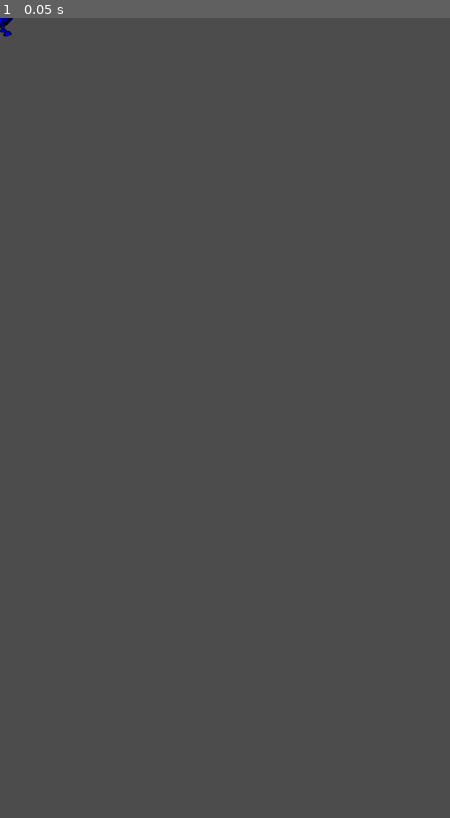
Above: before the commit, frame 1.
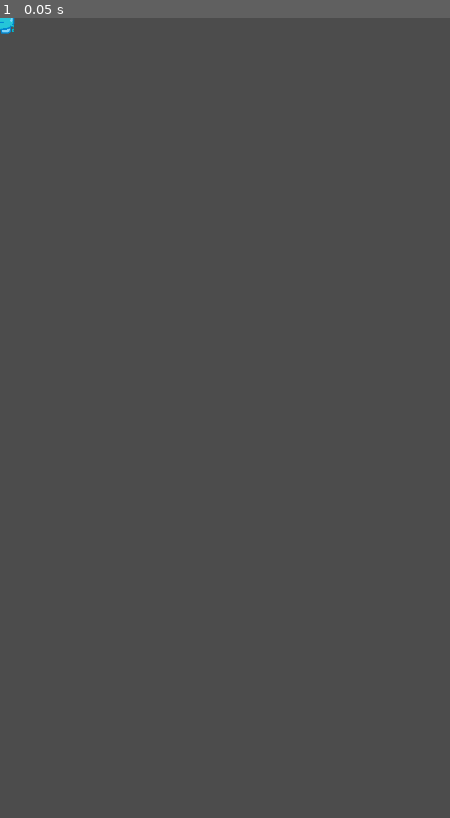
Above: after the commit, the same moment.

Repository: ruifr5/Project-Match-3
Game: Godot game, scene res://scenes/units/water_unit.tscn
The game is run twice, just before and just after one commit, with the same random seed, the same clock (stepped at 60 frames per second) and the same inputs. This scene is started directly instead of the project's main scene.
Inputs:
- Up to frame 1 (0.05 s): no input

The runs differ from the first frame. In frame 1, less than 0.1% of the frame differs, in the area x 0-4%, y 0-3%.

Commit message:
unit animations: fire and water

Diff:
--- a/scenes/unit.tscn
+++ b/scenes/unit.tscn
@@ -1,25 +1,60 @@
-[gd_scene load_steps=5 format=2]
+[gd_scene load_steps=7 format=2]
 
 [ext_resource path="res://scripts/unit.gd" type="Script" id=1]
-[ext_resource path="res://art/placeholders/robot.png" type="Texture" id=2]
+[ext_resource path="res://art/units/earth_unit_animation.png" type="Texture" id=2]
 
 [sub_resource type="CapsuleShape2D" id=1]
-radius = 18.012
-height = 12.2527
+radius = 23.4045
+height = 5.62428
 
 [sub_resource type="CircleShape2D" id=2]
 radius = 59.6272
 
+[sub_resource type="Animation" id=3]
+resource_name = "walk_down"
+length = 0.8
+loop = true
+tracks/0/type = "value"
+tracks/0/path = NodePath("Sprite:frame")
+tracks/0/interp = 2
+tracks/0/loop_wrap = true
+tracks/0/imported = false
+tracks/0/enabled = true
+tracks/0/keys = {
+"times": PoolRealArray( 0, 0.2, 0.4, 0.6 ),
+"transitions": PoolRealArray( 1, 1, 1, 1 ),
+"update": 1,
+"values": [ 0, 1, 2, 1 ]
+}
+
+[sub_resource type="Animation" id=4]
+resource_name = "walk_up"
+length = 0.8
+loop = true
+tracks/0/type = "value"
+tracks/0/path = NodePath("Sprite:frame")
+tracks/0/interp = 2
+tracks/0/loop_wrap = true
+tracks/0/imported = false
+tracks/0/enabled = true
+tracks/0/keys = {
+"times": PoolRealArray( 0, 0.2, 0.4, 0.6 ),
+"transitions": PoolRealArray( 1, 1, 1, 1 ),
+"update": 1,
+"values": [ 3, 4, 5, 4 ]
+}
+
 [node name="unit" type="KinematicBody2D"]
+scale = Vector2( 0.8, 0.8 )
 script = ExtResource( 1 )
-chase_speed_multiplier = 1.2
 
 [node name="Sprite" type="Sprite" parent="."]
-modulate = Color( 0, 0, 0, 1 )
-position = Vector2( 0.261, -6.156 )
 texture = ExtResource( 2 )
+vframes = 2
+hframes = 3
 
 [node name="CollisionShape2D" type="CollisionShape2D" parent="."]
+visible = false
 shape = SubResource( 1 )
 
 [node name="aggro_area" type="Area2D" parent="."]
@@ -28,5 +63,9 @@
 
 [node name="CollisionShape2D" type="CollisionShape2D" parent="aggro_area"]
 shape = SubResource( 2 )
+
+[node name="AnimationPlayer" type="AnimationPlayer" parent="."]
+anims/walk_down = SubResource( 3 )
+anims/walk_up = SubResource( 4 )
 [connection signal="body_entered" from="aggro_area" to="." method="_on_aggro_radius_body_entered"]
 [connection signal="body_exited" from="aggro_area" to="." method="_on_aggro_radius_body_exited"]
--- a/scenes/units/earth_unit.tscn
+++ b/scenes/units/earth_unit.tscn
@@ -6,6 +6,3 @@
 color = "earth"
 strong_vs = [ "water" ]
 weak_vs = [ "fire" ]
-
-[node name="Sprite" parent="." index="0"]
-modulate = Color( 0, 1, 0, 1 )
--- a/scenes/units/fire_unit.tscn
+++ b/scenes/units/fire_unit.tscn
@@ -1,6 +1,7 @@
-[gd_scene load_steps=2 format=2]
+[gd_scene load_steps=3 format=2]
 
 [ext_resource path="res://scenes/unit.tscn" type="PackedScene" id=1]
+[ext_resource path="res://art/units/water_unit_animation.png" type="Texture" id=2]
 
 [node name="fire_unit" instance=ExtResource( 1 )]
 color = "fire"
@@ -9,3 +10,4 @@
 
 [node name="Sprite" parent="." index="0"]
 modulate = Color( 1, 0, 0, 1 )
+texture = ExtResource( 2 )
--- a/scenes/units/water_unit.tscn
+++ b/scenes/units/water_unit.tscn
@@ -1,7 +1,7 @@
 [gd_scene load_steps=3 format=2]
 
 [ext_resource path="res://scenes/unit.tscn" type="PackedScene" id=1]
-[ext_resource path="res://art/placeholders/robot.png" type="Texture" id=2]
+[ext_resource path="res://art/units/water_unit_animation.png" type="Texture" id=2]
 
 [node name="water_unit" instance=ExtResource( 1 )]
 color = "water"
@@ -9,5 +9,5 @@
 weak_vs = [ "earth" ]
 
 [node name="Sprite" parent="." index="0"]
-modulate = Color( 0, 0, 1, 1 )
 texture = ExtResource( 2 )
+frame = 1
--- a/scripts/arena.gd
+++ b/scripts/arena.gd
@@ -3,7 +3,7 @@
 export (int) var width
 export (int) var height
 export (int) var grid_width
-export (float) var unit_speed = 0.7
+export (float) var unit_speed = 1
 onready var offset = width / grid_width
 
 # unit variables
@@ -40,7 +40,7 @@
 
 func init_unit_half_size():
 	var unit = possible_units[possible_units.keys()[0]].instance()
-	unit_half_size = unit.get_node("Sprite").get_texture().get_size().x / 2
+	unit_half_size = unit.pixel_size / 2
 	unit.queue_free()
 
 
@@ -52,7 +52,7 @@
 		add_child(area)
 		area.add_child(collision_shape)
 		collision_shape.shape = CircleShape2D.new()
-		collision_shape.shape.radius = unit_half_size - 12 # todo: remove magic number when textures are right
+		collision_shape.shape.radius = unit_half_size / 2
 #		top positions
 		area.position.x = offset / 2 + x * offset
 		area.position.y = unit_half_size
@@ -103,7 +103,8 @@
 #		debug
 		for x in 1:
 			yield(get_tree().create_timer(0.1), "timeout")
-			spawn_unit_debug(get_local_mouse_position(), Vector2.DOWN, ["fire","fire","fire"][floor(rand_range(0,3))])
+#			spawn_unit_debug(get_local_mouse_position(), Vector2.DOWN, ["fire","fire","fire"][floor(rand_range(0,3))])
+			queue_spawn_unit(0, Vector2.DOWN, ["fire","water","earth"][floor(rand_range(0,3))])
 
 
 func spawn_unit(grid_position_x, run_direction, color):
@@ -153,7 +154,7 @@
 
 func calc_unit_spawn_position(grid_position_x, run_direction) -> Vector2:
 	var y = height - unit_half_size if run_direction == Vector2.UP else unit_half_size
-	return Vector2(grid_position_x * offset + unit_half_size, y)
+	return Vector2(offset / 2 + grid_position_x * offset, y)
 
 
 func move_unit(unit: KinematicBody2D, target: Vector2, move_type = MoveType.NORMAL):
--- a/scripts/unit.gd
+++ b/scripts/unit.gd
@@ -4,9 +4,10 @@
 export (String) var color
 export (Array, String) var strong_vs
 export (Array, String) var weak_vs
-export (float) var aggro_radius = 64 + 32 # unit size + half unit size
+export (int) var pixel_size = 64 * scale.x
+export (float) var aggro_radius = pixel_size + pixel_size / 2
 export (float) var flee_speed_multiplier = 1
-export (float) var chase_speed_multiplier = 1
+export (float) var chase_speed_multiplier = 1.2
 
 var state
 var allegiance: Vector2 # aka what direction am I walking in (up or down)
@@ -19,14 +20,26 @@
 
 func _ready():
 	$aggro_area/CollisionShape2D.shape.radius = aggro_radius
+	play_walk_animation()
 
 
 func _process(_delta):
+	process_enemies()
+
+
+func process_enemies():
 	if enemies_near.size():
 		enemies_near.sort_custom(self, "sort_closest")
 		closest_enemy = enemies_near[0]
 	else:
 		closest_enemy = null
+
+
+func play_walk_animation():
+	if allegiance == Vector2.UP:
+		$AnimationPlayer.play("walk_up")
+	elif allegiance == Vector2.DOWN:
+		$AnimationPlayer.play("walk_down")
 
 
 func sort_closest(a, b):
Binary file added: art/units/earth_unit_animation.png
Not shown, added: art/units/earth_unit_animation.png.import
Binary file added: art/units/water_unit_animation.png
Not shown, added: art/units/water_unit_animation.png.import
Not shown, changed: todo.txt
